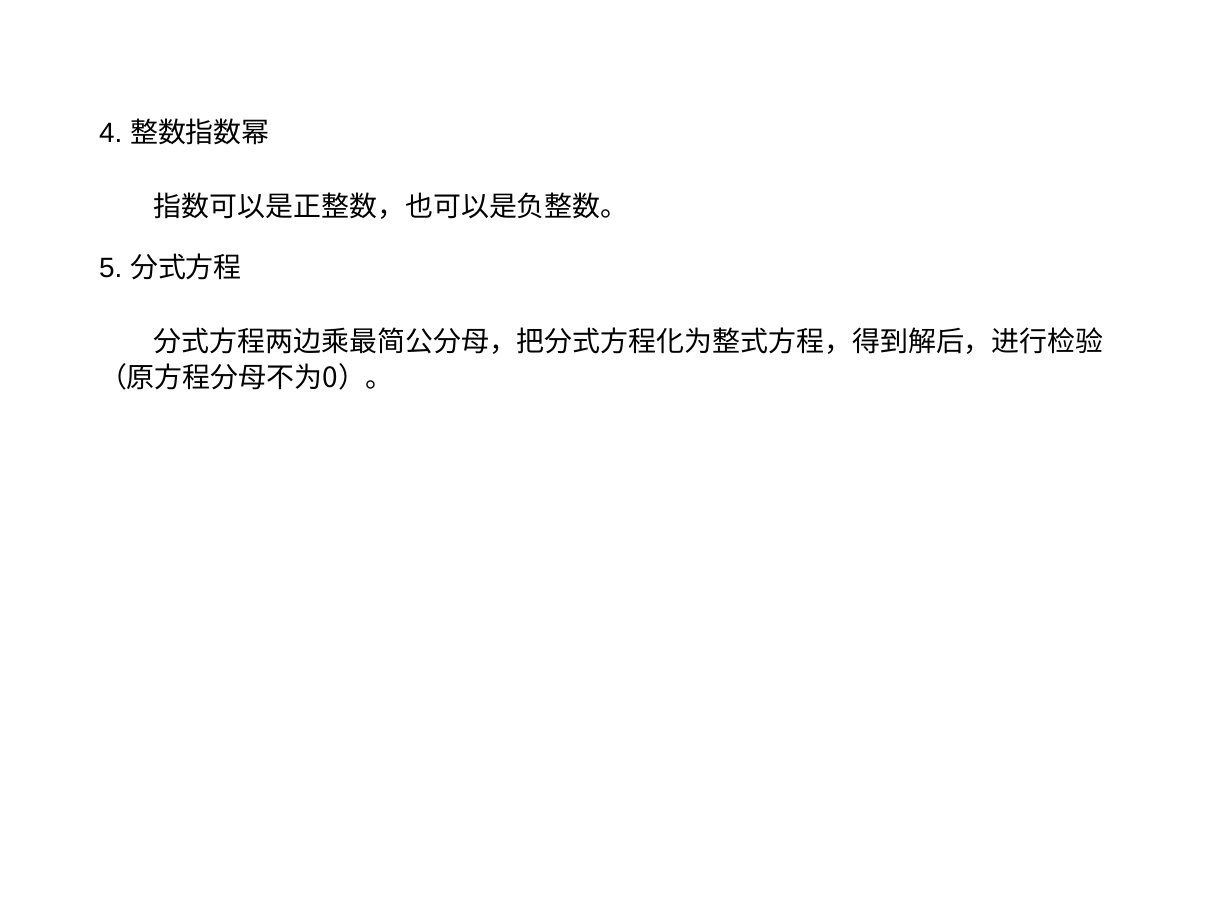
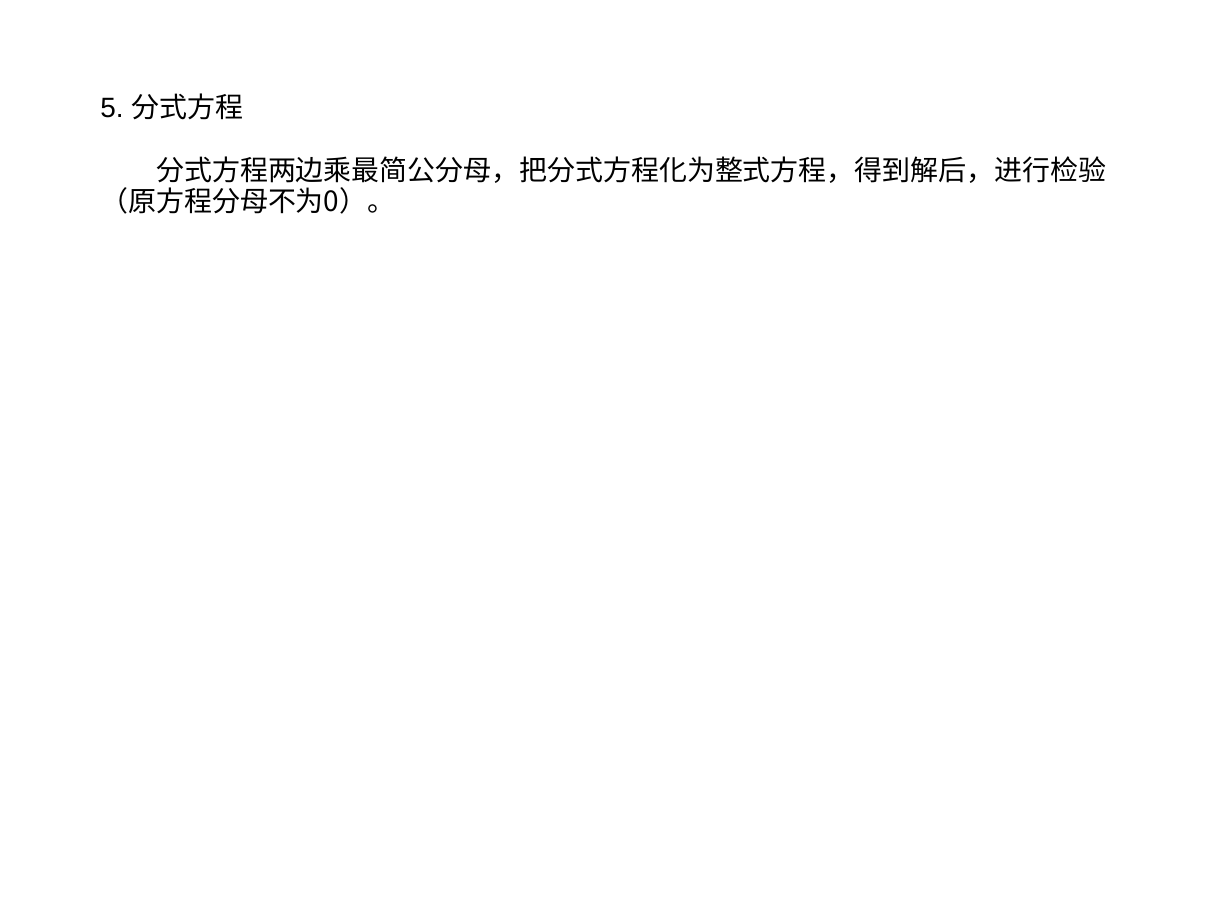
Before and after one commit to ericzhang/english-math, a slide deck: slide 5 of math/grade-8-上/8上数学人教版-unit-18-分式.ppt (slide 4 before the commit). Drawn at 1232x924 pixels with LibreOffice and Linux fonts; fonts in the diff are those of the drawing. Boxes give left, top, right and bottom in pixels: in the first picture for what was removed or moved away, otherwise in the second. Text is boxed around its words. In the diff, an @@ line names an element or a change of style, - is before the commit and + after.

```diff
--- a/math/grade-8-上/8上数学人教版-unit-18-分式.ppt
+++ b/math/grade-8-上/8上数学人教版-unit-18-分式.ppt
@@ text "5. 分式方程": place and size @@
-text "5. 分式方程" at (99, 118, 1104, 390)
+text "5. 分式方程" at (100, 93, 1106, 214)
@@ text "5. 分式方程" at (100, 93, 1106, 214): line spacing 1.09 to 0.93 @@
@@ text at (99, 118, 629, 219): paragraphs removed @@
-4. 整数指数幂
-指数可以是正整数，也可以是负整数。
```
Also in this commit, not shown: 3 other slides changed, 9 slides added, 45 other files.
